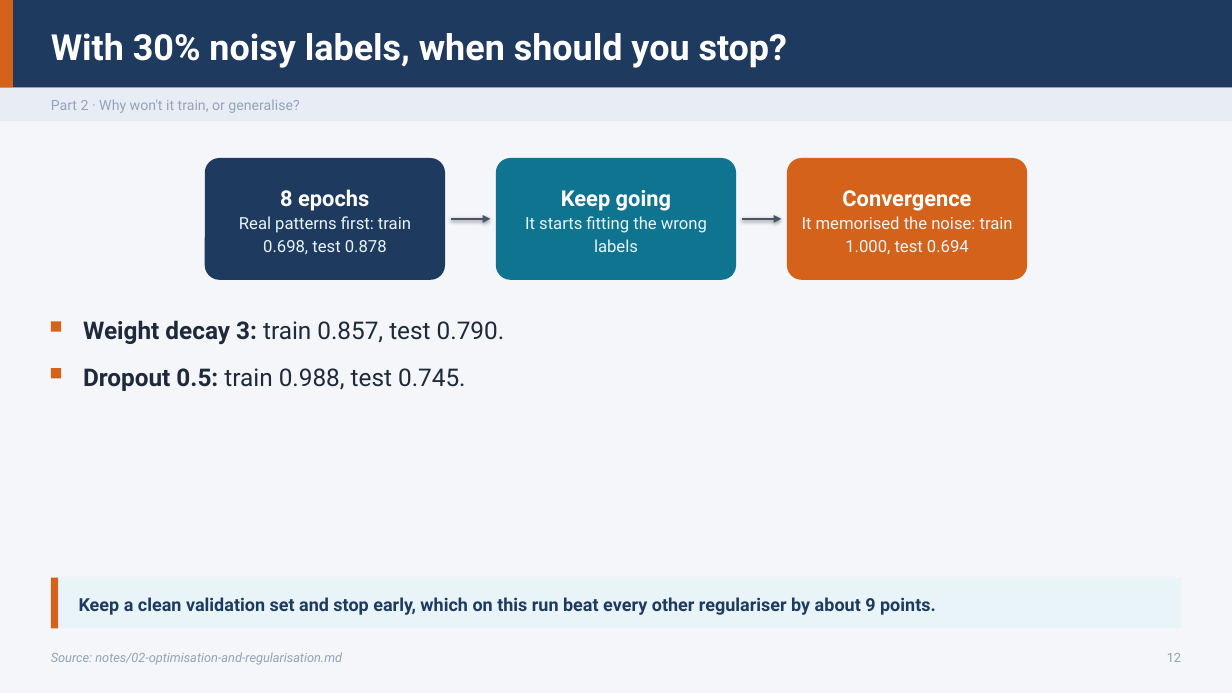
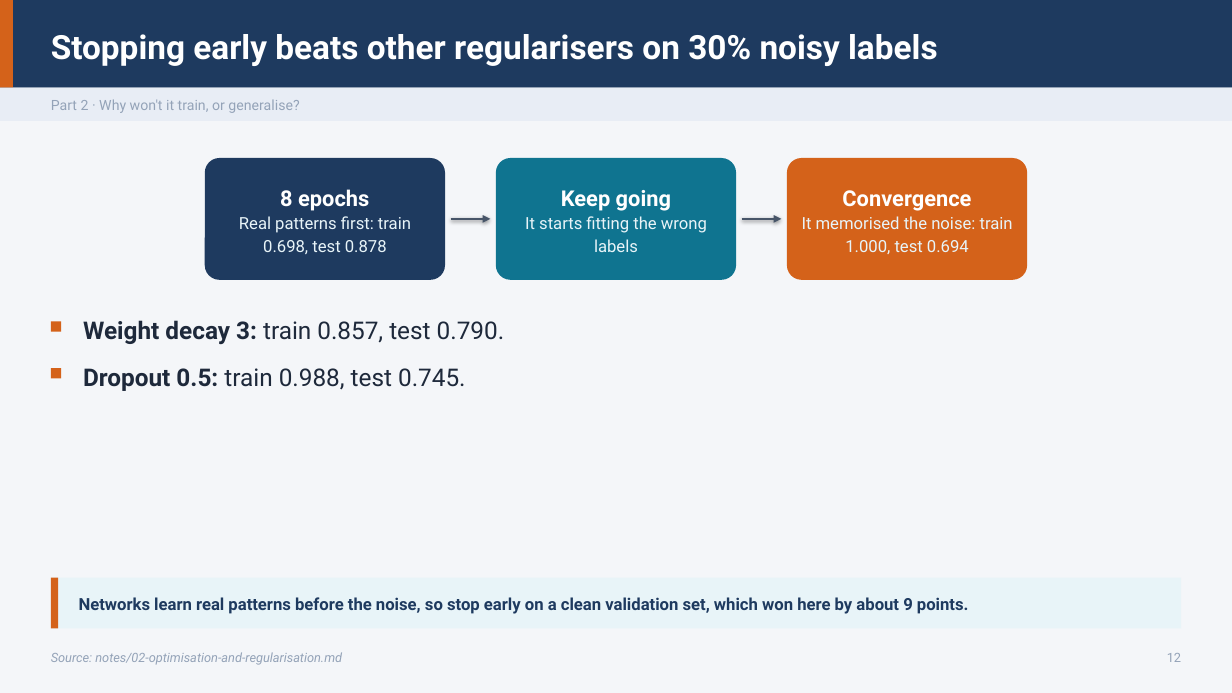
Before and after one commit to ramseywise/learn-ai-engineering, a slide deck: slide 12 of data-science/02-deep-learning/slides/deep-learning.pptx. Drawn at 1232x693 pixels with LibreOffice and Linux fonts; fonts in the diff are those of the drawing. Boxes give left, top, right and bottom in pixels: in the first picture for what was removed or moved away, otherwise in the second. Text is boxed around its words. In the diff, an @@ line names an element or a change of style, - is before the commit and + after.

```diff
--- a/data-science/02-deep-learning/slides/deep-learning.pptx
+++ b/data-science/02-deep-learning/slides/deep-learning.pptx
@@ text at box(51, 34, 938, 66): text changed; size 28 to 26 pt @@
-With 30% noisy labels, when should you stop?
+Stopping early beats other regularisers on 30% noisy labels
@@ text at box(79, 597, 969, 614): text changed; size 14 to 13 pt @@
-Keep a clean validation set and stop early, which on this run beat every other regulariser by about 9 points.
+Networks learn real patterns before the noise, so stop early on a clean validation set, which won here by about 9 points.
```
Also in this commit, not shown: 24 other slides changed, 18 other files.
